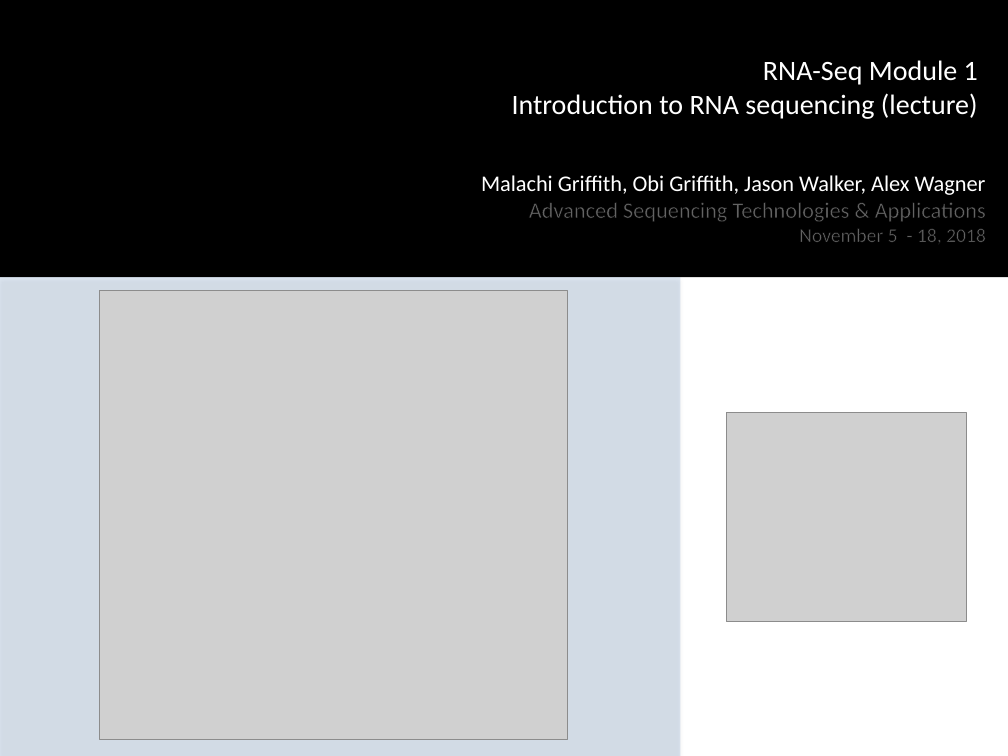
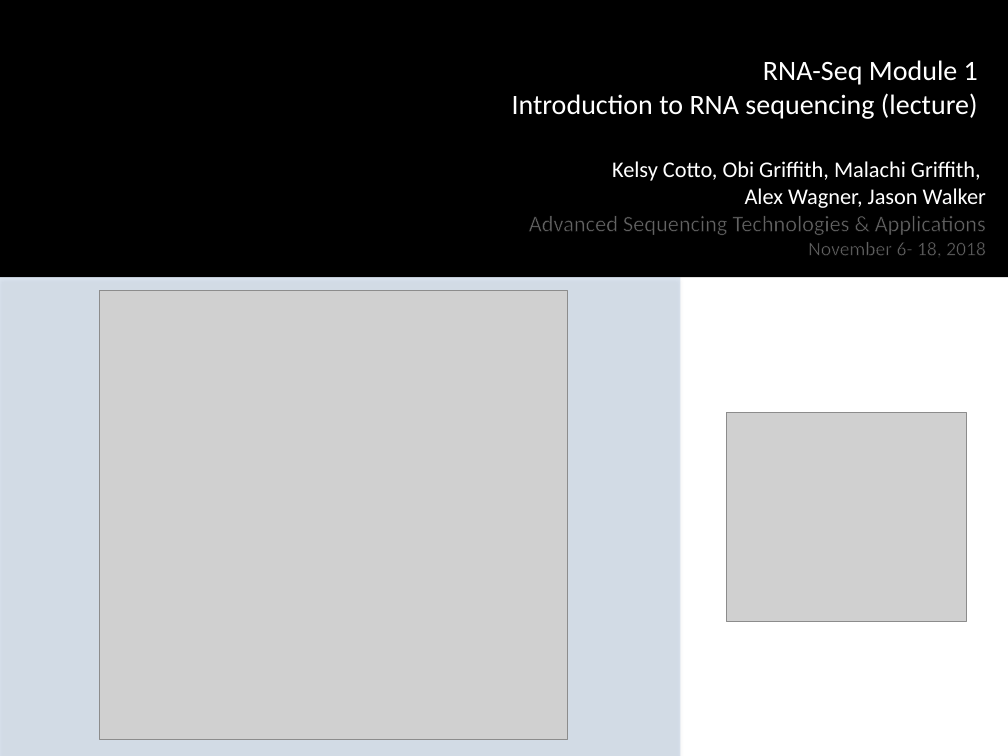
Before and after one commit to griffithlab/rnabio.org, a slide deck: slide 2 of assets/lectures/cshl/2018/RNASeq_Module1_Lecture.pptx. Drawn at 1008x756 pixels with LibreOffice and Linux fonts; fonts in the diff are those of the drawing; grey boxes stand for pictures; background and template pictures are left out. Boxes give left, top, right and bottom in pixels: in the first picture for what was removed or moved away, otherwise in the second. Text is boxed around its words. In the diff, an @@ line names an element or a change of style, - is before the commit and + after.

```diff
--- a/assets/lectures/cshl/2018/RNASeq_Module1_Lecture.pptx
+++ b/assets/lectures/cshl/2018/RNASeq_Module1_Lecture.pptx
@@ text at bbox=[612, 161, 986, 208]: text changed @@
-Malachi Griffith, Obi Griffith, Jason Walker, Alex Wagner
+Kelsy Cotto, Obi Griffith, Malachi Griffith,
+Alex Wagner, Jason Walker
@@ text at bbox=[808, 242, 986, 255]: text changed @@
-November 5 - 18, 2018
+November 6- 18, 2018
```
Also in this commit, not shown: 48 other files.
